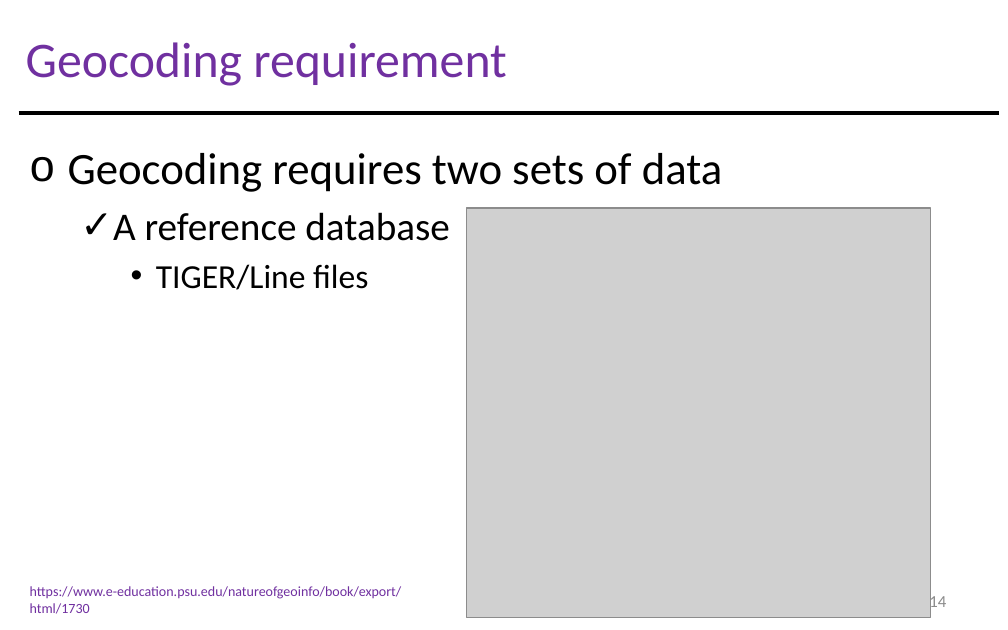
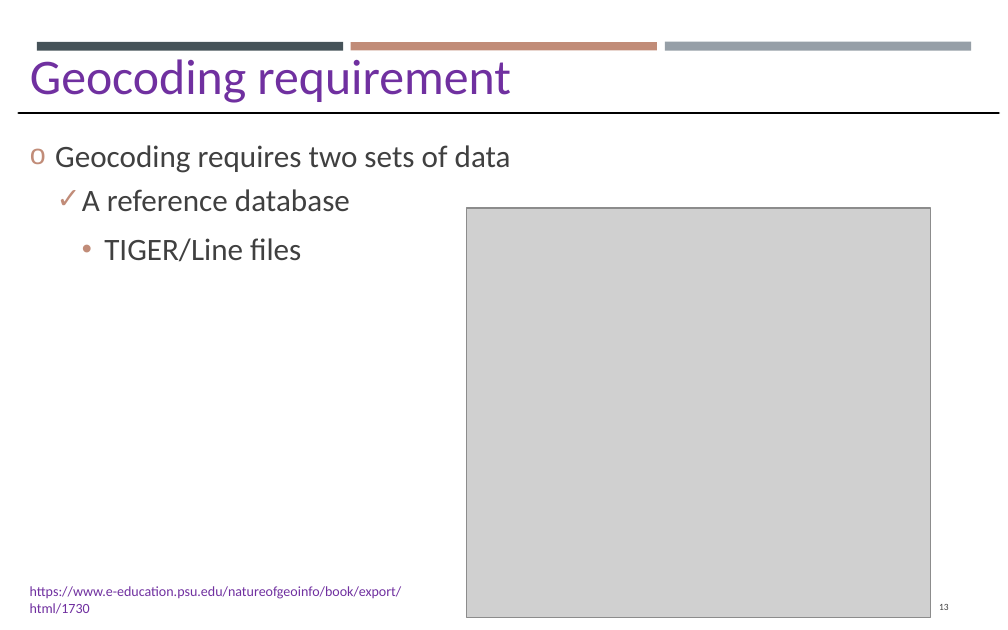
Before and after one commit to gisynw/GIS_I, a slide deck: slide 13 of docs/Lectures/Week12/Lecture12_GEOG2475_Geocoding.pptx (slide 14 before the commit). Drawn at 1008x630 pixels with LibreOffice and Linux fonts; fonts in the diff are those of the drawing; grey boxes stand for pictures. Boxes give left, top, right and bottom in pixels: in the first picture for what was removed or moved away, otherwise in the second. Text is boxed around its words. In the diff, an @@ line names an element or a change of style, - is before the commit and + after.

```diff
--- a/docs/Lectures/Week12/Lecture12_GEOG2475_Geocoding.pptx
+++ b/docs/Lectures/Week12/Lecture12_GEOG2475_Geocoding.pptx
@@ text "Geocoding requirement": place and size @@
-text "Geocoding requirement" at <box>26,42,507,86</box>
+text "Geocoding requirement" at <box>30,59,511,103</box>
@@ rectangle added at <box>37,43,343,52</box>, fill #465359 @@
@@ rectangle added at <box>351,43,656,50</box>, fill #C18C78 @@
@@ rectangle added at <box>665,41,971,50</box>, fill #969FA7 @@
@@ text "Geocoding requires two sets of ...": place and size @@
-text "Geocoding requires two sets of ..." at <box>68,153,722,290</box>
+text "Geocoding requires two sets of ..." at <box>55,145,511,262</box>
@@ text "Geocoding requires two sets of ..." at <box>55,145,511,262</box>: size 28.8 to 20 pt in "Geocoding requires two sets of data"; text colour #000000 to #404040; size 25.2 to 20 pt in "A reference database"; size 21.6 to 20 pt in "TIGER/Line files"; indent changed; less space between paragraphs; more space between paragraphs; vertical alignment top to middle @@
@@ page number at <box>939,604,949,610</box>: text changed; size 10.8 to 6.1 pt; text colour #8C8C8C to #404040 @@
-14
+13
```
Also in this commit, not shown: 23 other slides changed, 3 slides added, 4 slides removed, 17 other files.
